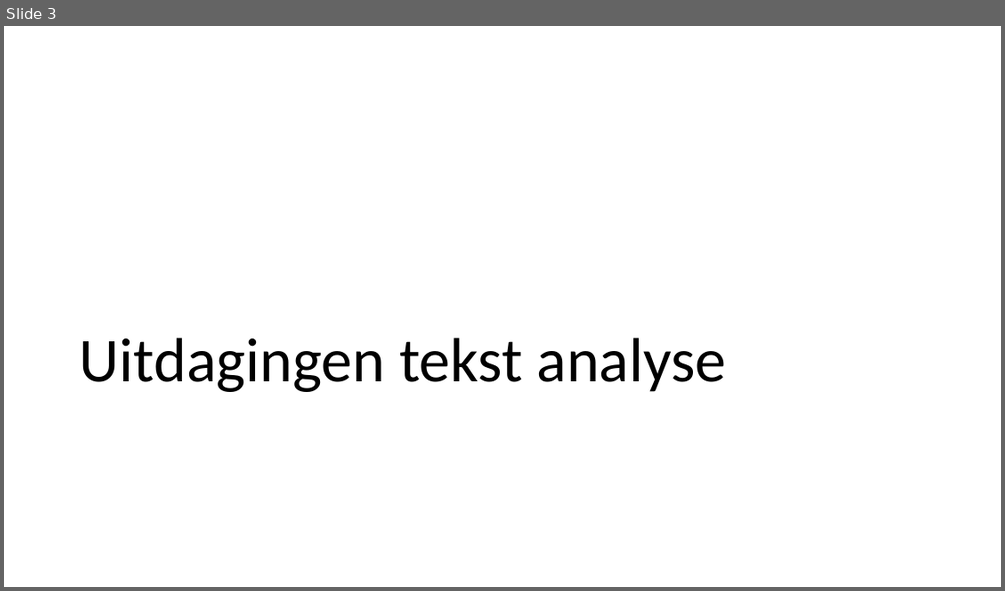
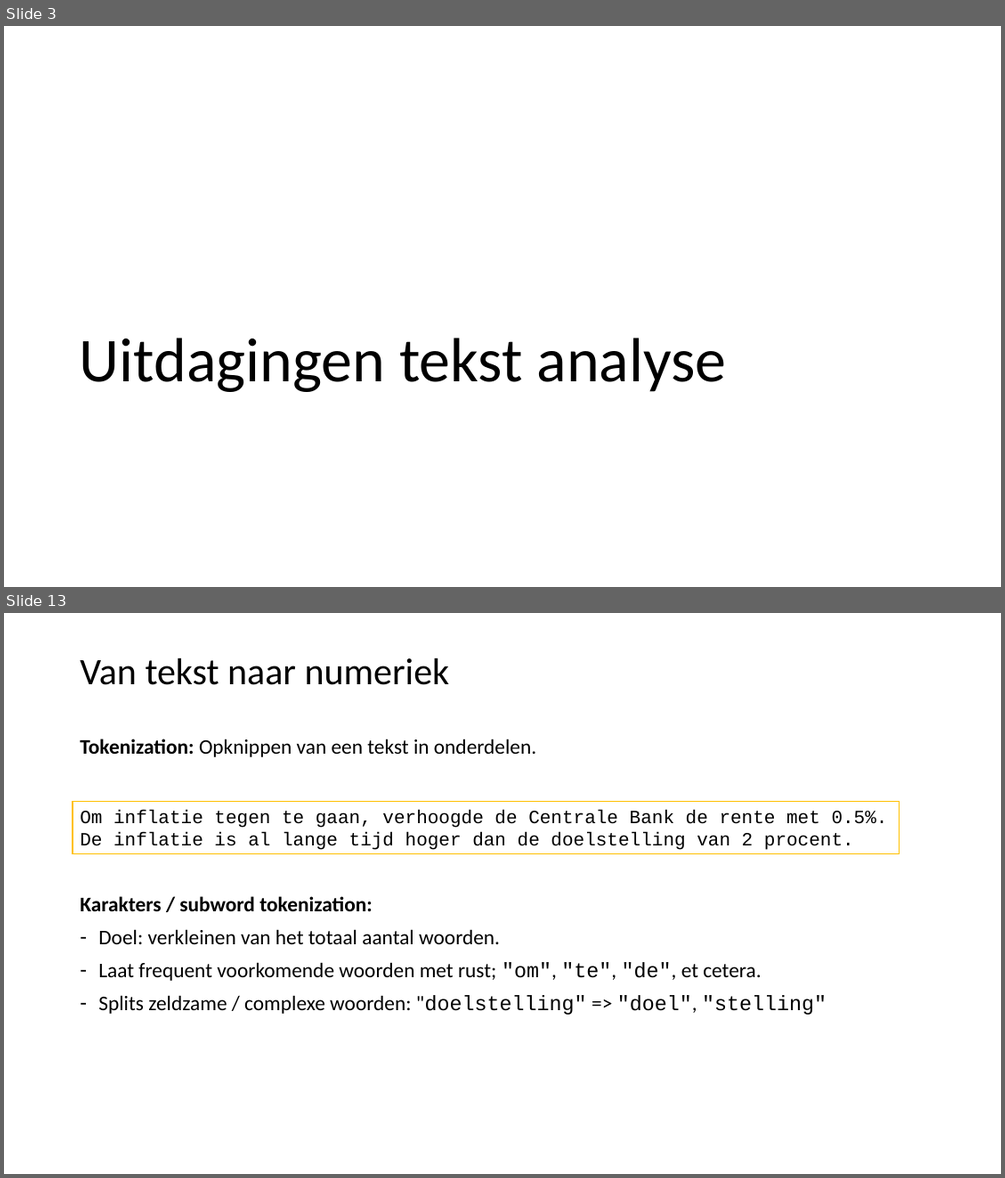
Before and after one commit to LFKoning/knowledge-sharing, a slide deck: python_trainees/5_nlp/python_traineeship_5.pptx. Shown one above the other, each under a label of ours: slide 3 before the commit, slides 3 and 13 after it; the slides between them are not shown. The pictures are 1005x591 and 1005x1178 pixels, drawn with LibreOffice and Linux fonts; fonts in the diff are those of the drawing. Boxes give left, top, right and bottom in pixels: in the first picture for what was removed or moved away, otherwise in the second. Text is boxed around its words. In the diff, an @@ line names an element or a change of style, - is before the commit and + after.

```diff
--- a/python_trainees/5_nlp/python_traineeship_5.pptx
+++ b/python_trainees/5_nlp/python_traineeship_5.pptx
@@ slide 13 added at [4, 613, 1001, 1174], background #FFFFFF @@
@@ title added at [80, 658, 450, 685], 36 pt, text #000000 @@
+Van tekst naar numeriek
@@ text added at [80, 738, 536, 757], 20 pt, text #000000 @@
+Tokenization: Opknippen van een tekst in onderdelen.
@@ rectangle added at [73, 802, 900, 854], fill #FFFFFF, outline #FFC000 1 pt, 18 pt, text #000000 @@
+Om inflatie tegen te gaan, verhoogde de Centrale Bank de rente met 0.5%.
+De inflatie is al lange tijd hoger dan de doelstelling van 2 procent.
@@ text added at [80, 896, 826, 1014], 20 pt, text #000000 @@
+Karakters / subword tokenization:
+– Doel: verkleinen van het totaal aantal woorden.
+– Laat frequent voorkomende woorden met rust; "om", "te", "de", et cetera.
+– Splits zeldzame / complexe woorden: "doelstelling" => "doel", "stelling"
```
Also in this commit, not shown: 4 slides changed, 27 other slides added, 3 slides removed, 3 other files.
